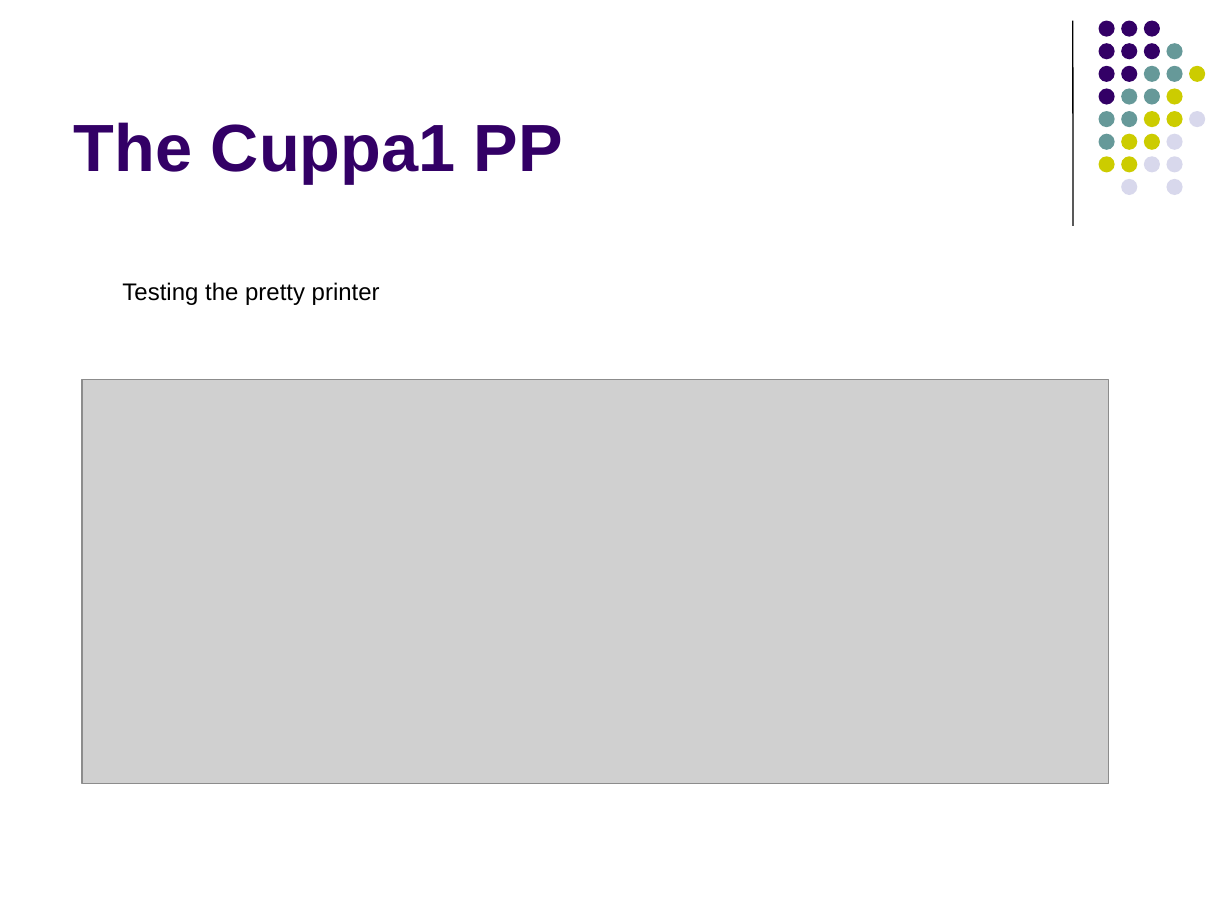
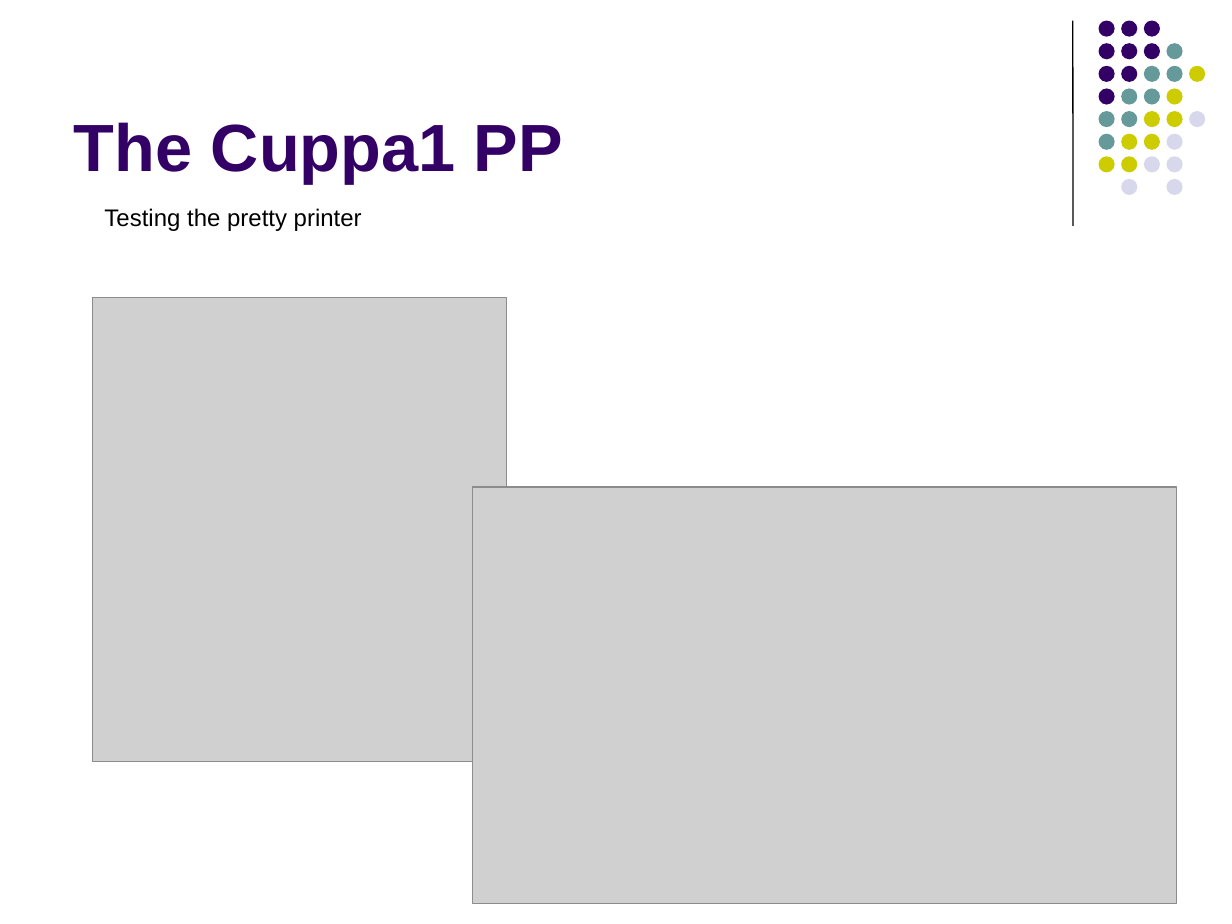
Before and after one commit to lutzhamel/CSC402, a slide deck: slide 25 of notes/csc402-ln006a.pptx (slide 24 before the commit). Drawn at 1232x924 pixels with LibreOffice and Linux fonts; fonts in the diff are those of the drawing; grey boxes stand for pictures. Boxes give left, top, right and bottom in pixels: in the first picture for what was removed or moved away, otherwise in the second. Text is boxed around its words. In the diff, an @@ line names an element or a change of style, - is before the commit and + after.

```diff
--- a/notes/csc402-ln006a.pptx
+++ b/notes/csc402-ln006a.pptx
@@ text "Testing the pretty printer": place and size @@
-text "Testing the pretty printer" at [122, 282, 380, 305]
+text "Testing the pretty printer" at [104, 208, 362, 231]
@@ picture added at [92, 298, 506, 761] @@
@@ picture removed at [83, 379, 1109, 784] @@
@@ picture added at [472, 487, 1177, 903] @@
```
Also in this commit, not shown: 15 other slides changed, 3 slides added, 2 slides removed, 2 other files.
